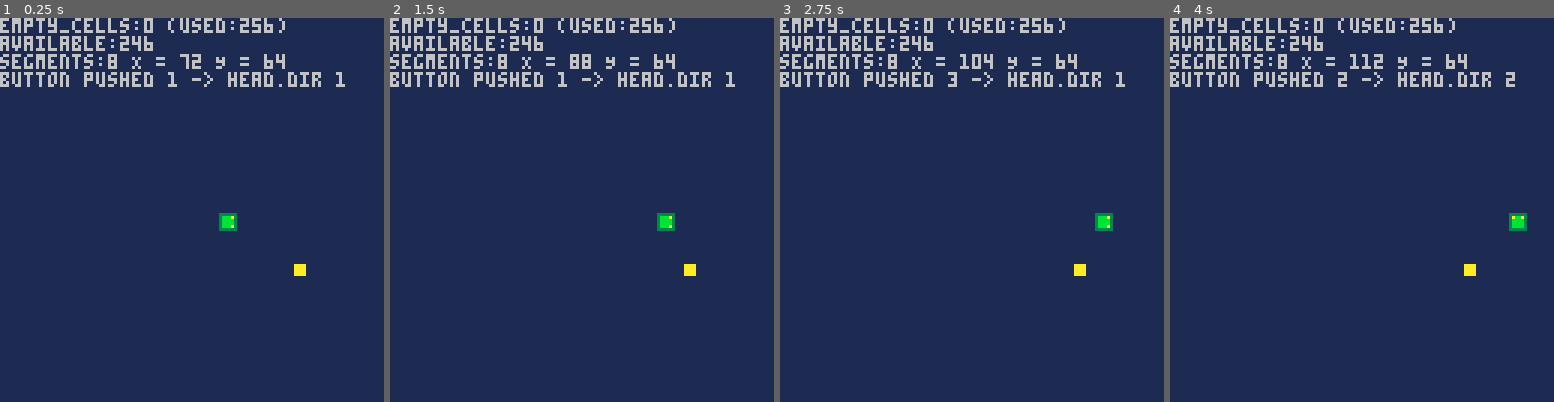
Above: before the commit, frames 1-4 (left to right).
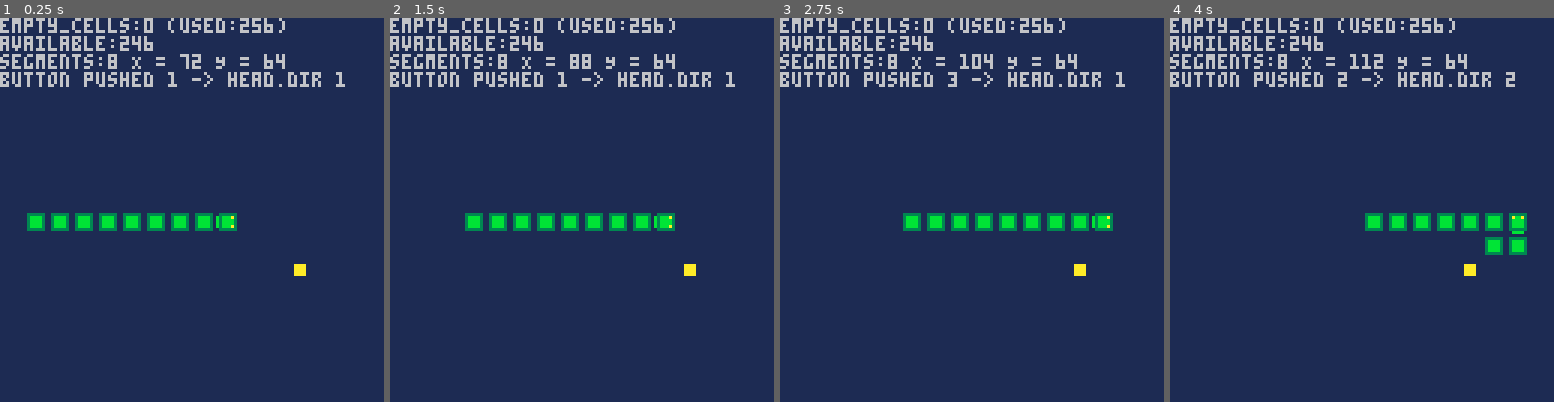
Above: after the commit, the same moments.

Repository: kakardo/Pico-8
Game: PICO-8 cartridge snake.p8
Same seed, same stepped clock (60 frames per second), same inputs: the game is played once before the commit and once after it.
Inputs:
- Up to frame 1 (0.25 s): no input
- Up to frame 2 (1.5 s): tap O (Z key) at 0.33, 0.7, 1.43 s; tap X (X key) at 1.07 s
- Up to frame 3 (2.75 s): hold Left 1.97-2.37 s; tap X (X key) at 2.07, 2.4, 2.73 s; tap O (Z key) at 2.22 s; hold Down from 2.42 s (still down)
- Up to frame 4 (4 s): release Down at 2.82 s; hold Right 2.87-3.53 s; tap X (X key) at 3.07, 3.4, 3.73 s; tap O (Z key) at 3.1, 3.98 s; hold Up from 3.58 s (still down)

The runs differ from the first frame. In frame 1, 1.8% of the frame differs, in the area x 7-58%, y 50-56%; in frame 2, 1.8%; in frame 3, 1.8%; in frame 4, 1.8%.

Commit message:
Made directional sprites for body. Track rotation in "body.part_dir{}"

Diff:
--- a/snake.lua
+++ b/snake.lua
@@ -39,6 +39,7 @@
 		segments = snake_starting_length,
 		x = {},
 		y = {},
+		part_dir = {},
 		last_tail_pos_x = -1,
 		last_tail_pos_y = -1,
 	}
Not shown, changed: 23 lines of the sprite sheet (__gfx__) section of snake.p8
